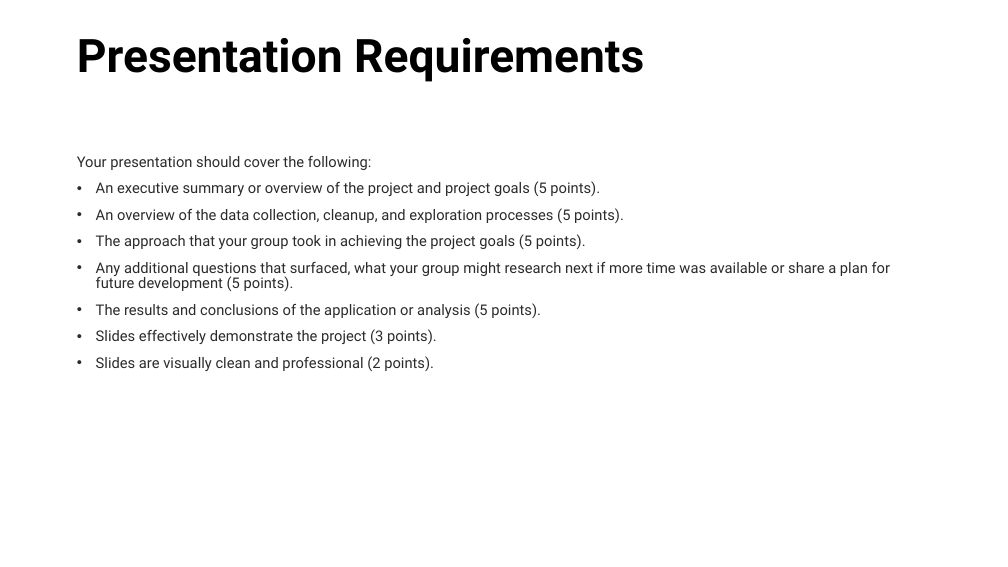
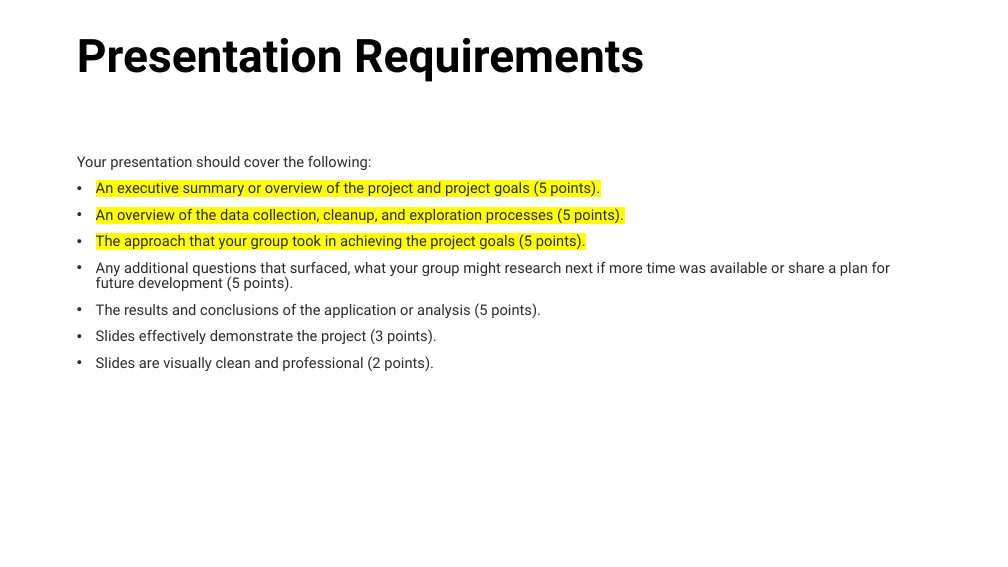
Before and after one commit to Corey-Holton/Project1, a slide deck: slide 7 of Corey/Group Project.pptx (slide 5 before the commit). Drawn at 1008x567 pixels with LibreOffice and Linux fonts; fonts in the diff are those of the drawing. Boxes give left, top, right and bottom in pixels: in the first picture for what was removed or moved away, otherwise in the second. Text is boxed around its words. In the diff, an @@ line names an element or a change of style, - is before the commit and + after.

```diff
--- a/Corey/Group Project.pptx
+++ b/Corey/Group Project.pptx
@@ text at [96, 179, 624, 249]: highlight none to #FFFF00 in "An executive summary or overview of the ...", "An overview of the data collection, cleanup, ...", "The approach that your group took in ..." @@
```
Also in this commit, not shown: 1 other slide changed, 3 slides added, 1 slide removed, 1 other file.
